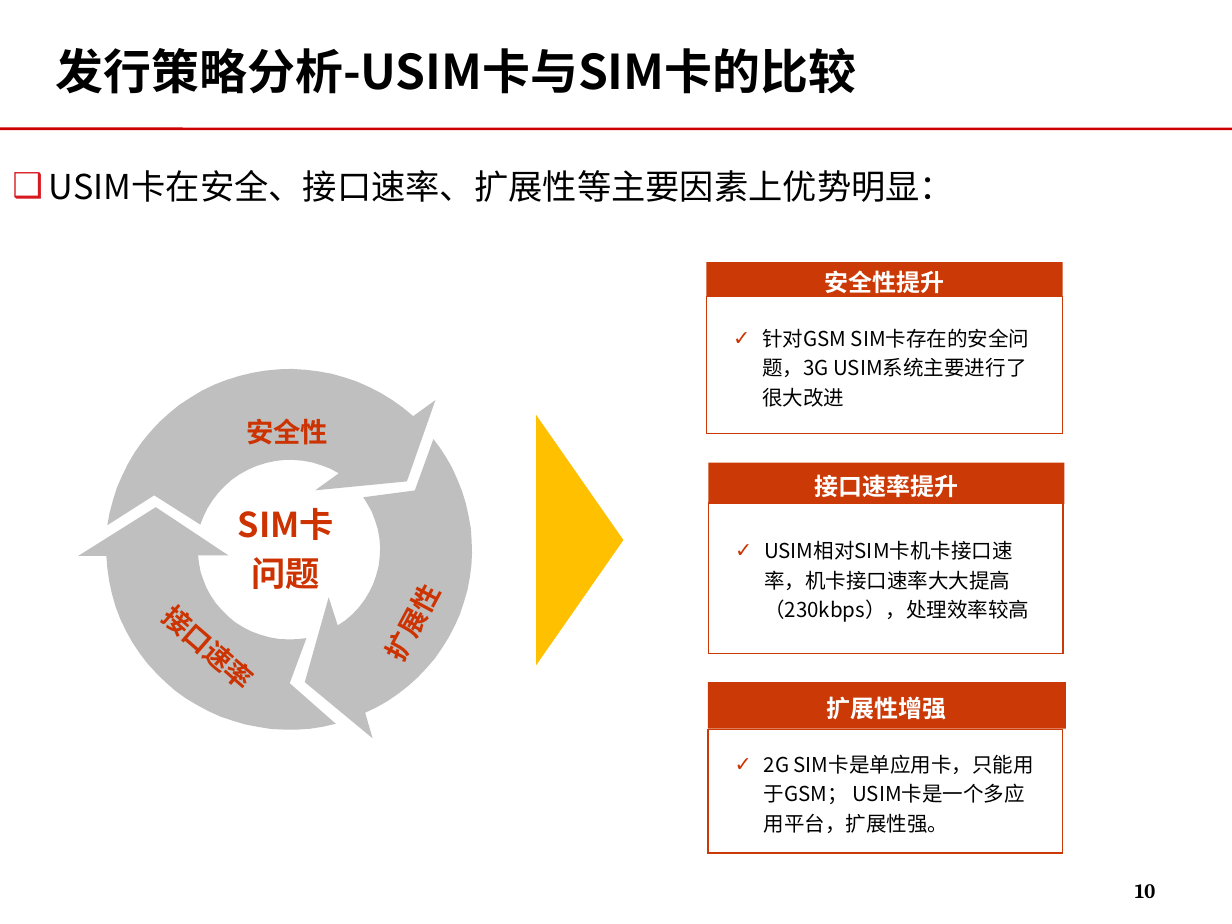
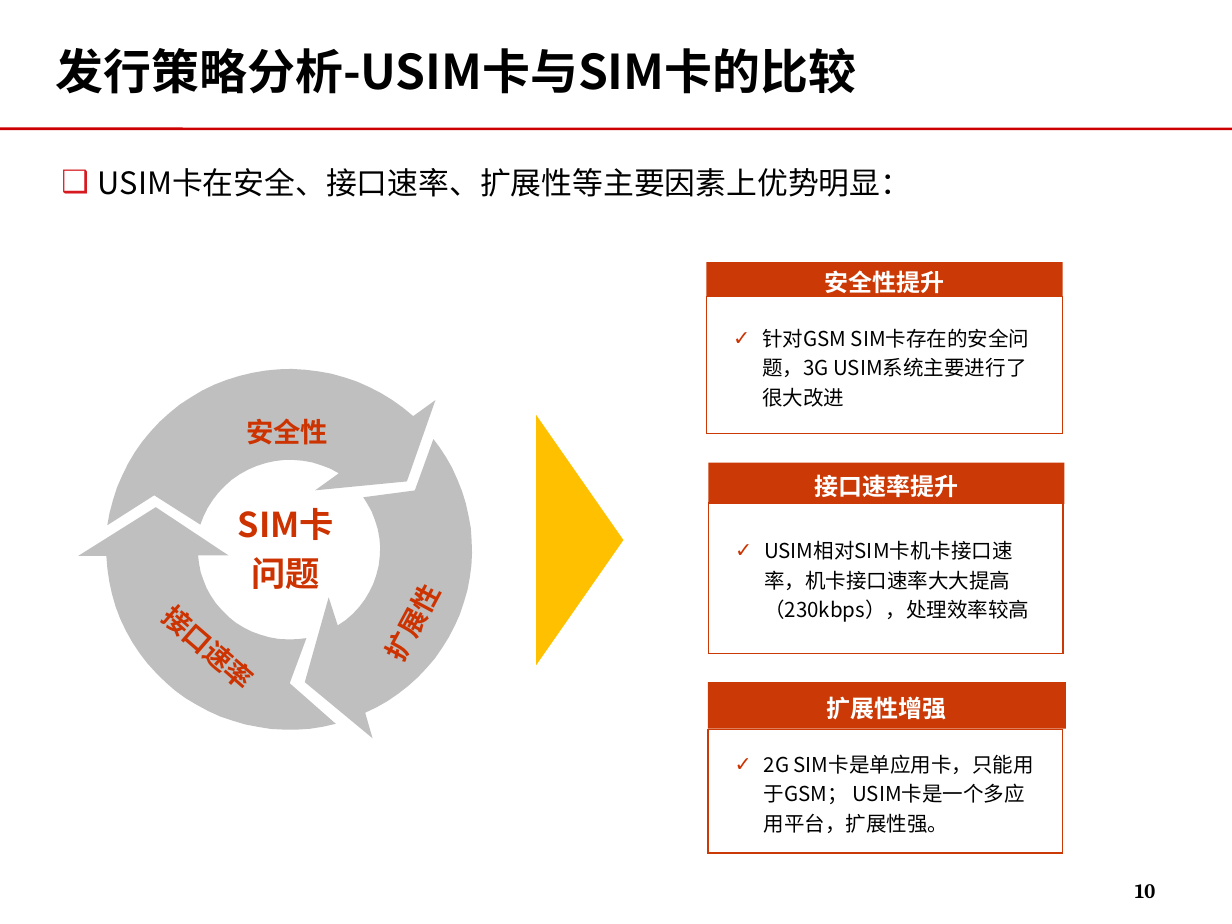
Before and after one commit to momo1101/unicardsrch, a slide deck: slide 10 of 软课题文本/软课题-中国联通电信卡业务及策略研究.ppt. Drawn at 1232x924 pixels with LibreOffice and Linux fonts; fonts in the diff are those of the drawing; background and template pictures are left out. Boxes give left, top, right and bottom in pixels: in the first picture for what was removed or moved away, otherwise in the second. Text is boxed around its words. In the diff, an @@ line names an element or a change of style, - is before the commit and + after.

```diff
--- a/软课题文本/软课题-中国联通电信卡业务及策略研究.ppt
+++ b/软课题文本/软课题-中国联通电信卡业务及策略研究.ppt
@@ text "USIM卡在安全、接口速率、扩展性等主要因素上优势明显：": place and size @@
-text "USIM卡在安全、接口速率、扩展性等主要因素上优势明显：" at [49, 170, 954, 202]
+text "USIM卡在安全、接口速率、扩展性等主要因素上优势明显：" at [98, 168, 911, 197]
@@ text "USIM卡在安全、接口速率、扩展性等主要因素上优势明显：" at [98, 168, 911, 197]: size 20 to 18 pt @@
```
Also in this commit, not shown: 12 other slides changed, 2 slides added.
